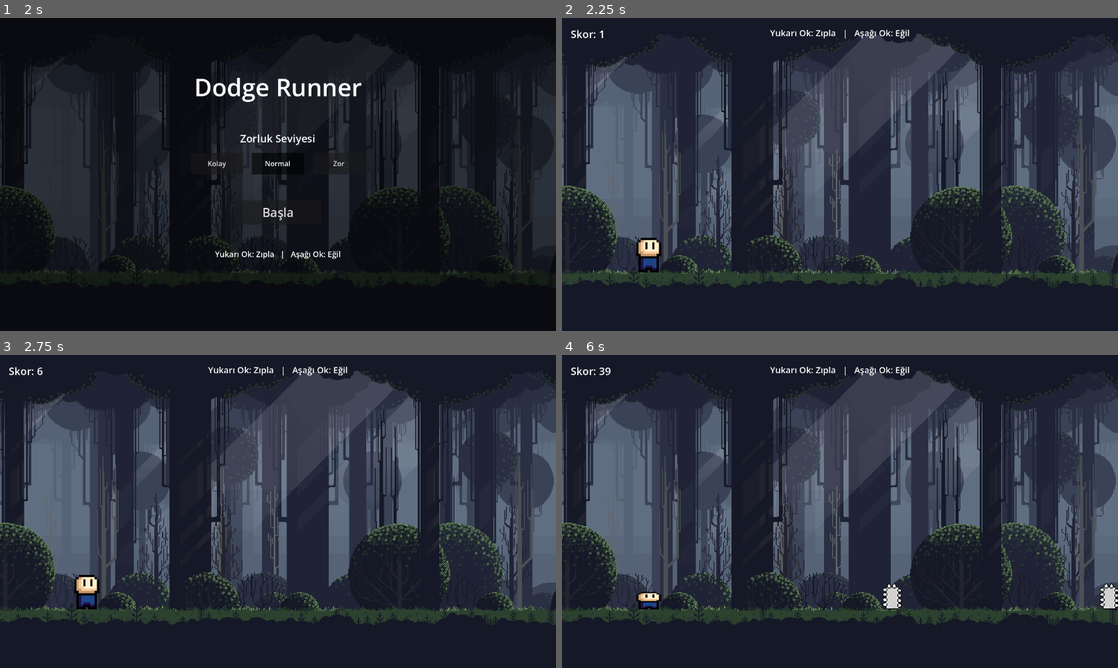
Above: before the commit, frames 1-4 (two rows, left to right).
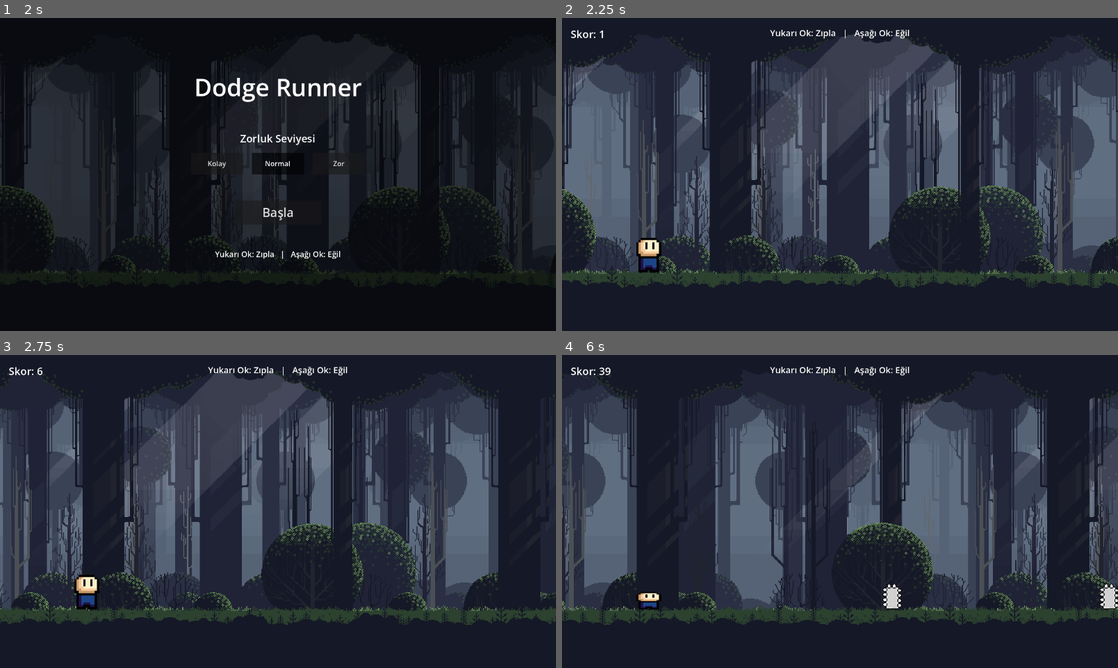
Above: after the commit, the same moments.

Repository: eorhan23/Dodge-Runner
Game: Godot game, scene res://scenes/MainMenu.tscn
Two runs of this game, one before a commit and one after it. Both use one fixed random seed, a clock stepped at 60 frames per second and the inputs below. Sound files missing from this copy of the repository are replaced by a short silence.
Inputs:
- Up to frame 1 (2 s): click "Normal" at 0.5 s; click "Normal" at 1.25 s
- Up to frame 2 (2.25 s): click "Başla" at 2 s
- Up to frame 3 (2.75 s): no input
- Up to frame 4 (6 s): hold Up (ui_up) 2.78-3.53 s; hold Down (ui_down) 3.53-4.28 s; hold Up (ui_up) 4.28-5.78 s; hold Down (ui_down) from 5.78 s (still down)

Frame 1 is identical in both runs. In frame 2, 35% of the frame differs, in the area x 0-100%, y 4-87%; in frame 3, 46%; in frame 4, 45%.

Commit message:
Faz 8 tamamlanacak (Düzeltilmesi gereken bir hata var)

Diff:
--- a/src/scenes/Main.tscn
+++ b/src/scenes/Main.tscn
@@ -5,6 +5,7 @@
 [ext_resource type="Texture2D" uid="uid://k7be3eypc3n0" path="res://assets/sprites/background.png" id="3"]
 [ext_resource type="Script" uid="uid://be3w8msl02ark" path="res://scripts/ControlsHint.gd" id="4"]
 [ext_resource type="Script" path="res://scripts/Main.gd" id="5"]
+[ext_resource type="Script" path="res://scripts/ScrollingBackground.gd" id="6"]
 
 [node name="Main" type="Node2D" unique_id=1483584541]
 script = ExtResource("5")
@@ -13,6 +14,7 @@
 position = Vector2(640, -93)
 scale = Vector2(2.05, 2.05)
 texture = ExtResource("3")
+script = ExtResource("6")
 
 [node name="Player" parent="." unique_id=1019803478 instance=ExtResource("1")]
 
--- /dev/null
+++ b/src/scripts/ScrollingBackground.gd
@@ -0,0 +1,29 @@
+extends Sprite2D
+
+var _tile_width: float
+
+
+func _ready() -> void:
+	# region + texture_repeat: aynı görsel yan yana sonsuz tekrarlanır.
+	# Bölge boyutu görselin kendi boyutuyla aynı kalır, böylece sahnede
+	# ayarlanmış konum/ölçek (zemin hizası) değişmez; yalnızca bölgenin
+	# kaynak içindeki başlangıç noktası kaydırılır.
+	texture_repeat = CanvasItem.TEXTURE_REPEAT_ENABLED
+	_tile_width = texture.get_width()
+	region_enabled = true
+	region_rect = Rect2(0.0, 0.0, _tile_width, texture.get_height())
+
+
+func _process(delta: float) -> void:
+	if not GameManager.is_running:
+		return
+
+	# Engellerle birebir aynı ekran hızı: Obstacle'lar SpawnManager.BASE_SPEED *
+	# speed_multiplier ile kayar. region_rect doku uzayında olduğu için, sprite'ın
+	# ölçeğine bölerek ekrandaki piksel hızını eşitliyoruz.
+	var screen_speed := SpawnManager.BASE_SPEED * GameManager.speed_multiplier
+	region_rect.position.x += screen_speed / scale.x * delta
+
+	# Tam bir görsel genişliği kaydıkça başa sar; sayı büyümesin ve dikiş görünmesin.
+	if region_rect.position.x >= _tile_width:
+		region_rect.position.x -= _tile_width
Not shown, added: src/scripts/ScrollingBackground.gd.uid
Not shown, changed: CLAUDE.md
Not shown, changed: docs/Architecture.md
Not shown, changed: tasks/Tasks.md
